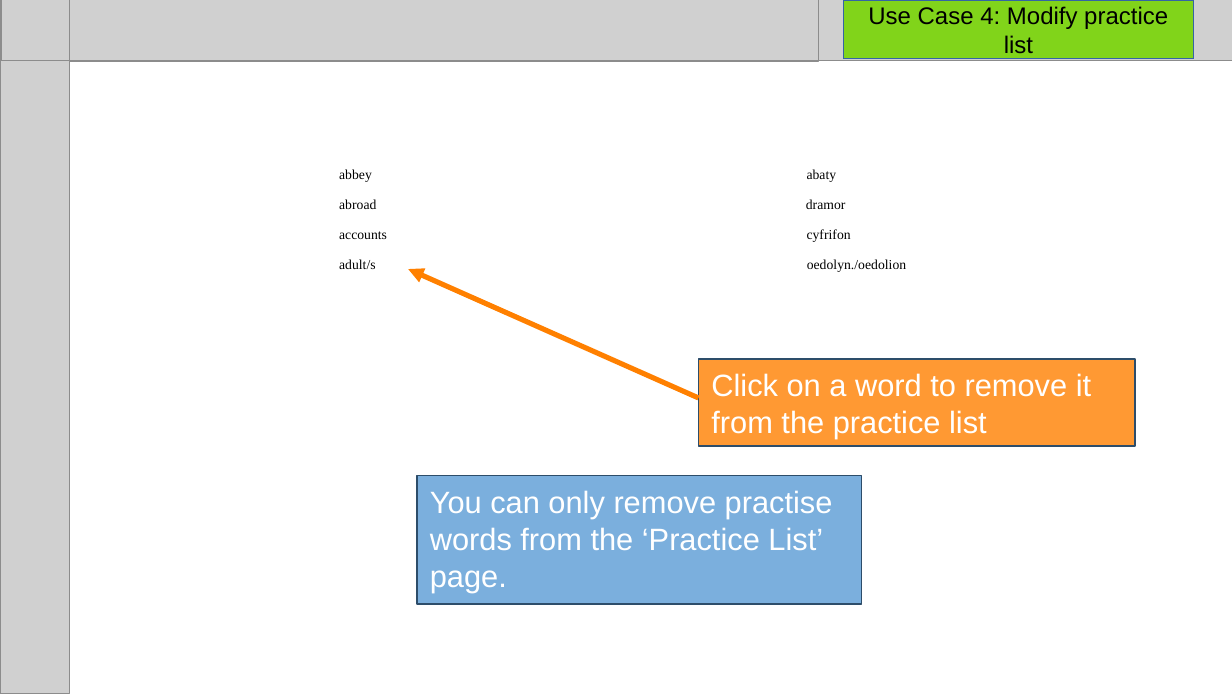
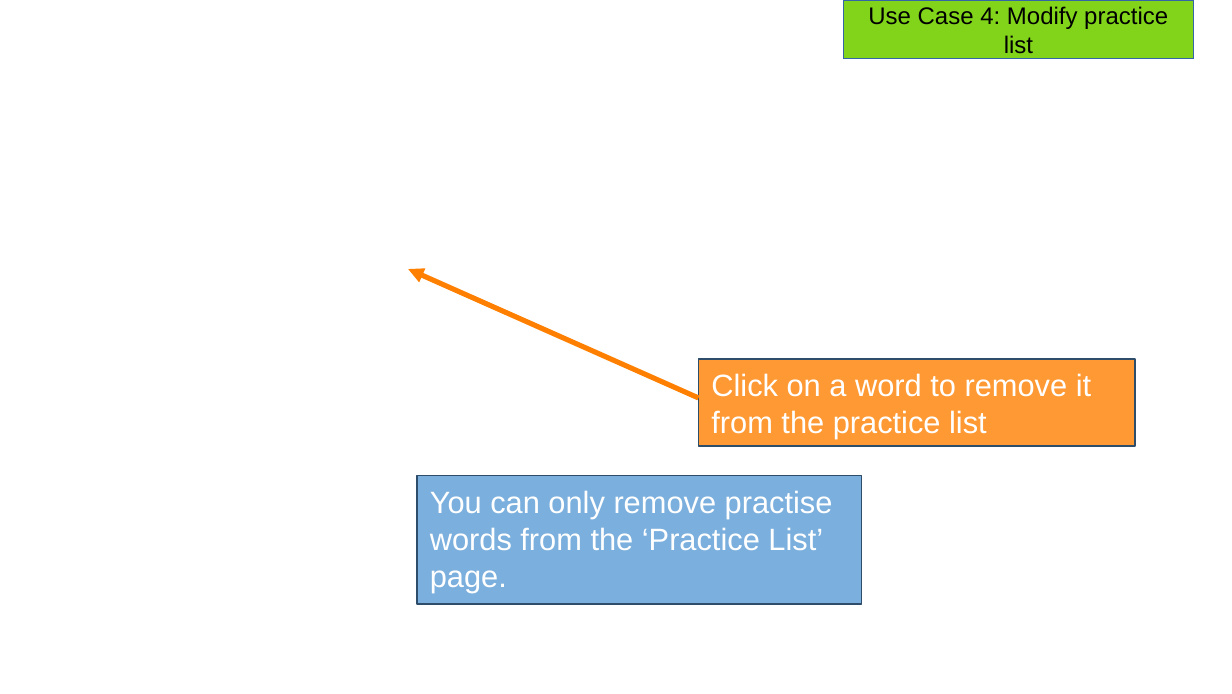
Before and after one commit to SaltyW123/gp20, a slide deck: slide 13 of dev/20200504/ncw/Nathaniel Watts/UISpec Presentation/UISpecPresGroup20.pptx. Drawn at 1232x694 pixels with LibreOffice and Linux fonts; fonts in the diff are those of the drawing; grey boxes stand for pictures; background and template pictures are left out. Boxes give left, top, right and bottom in pixels: in the first picture for what was removed or moved away, otherwise in the second. Text is boxed around its words. In the diff, an @@ line names an element or a change of style, - is before the commit and + after.

```diff
--- a/dev/20200504/ncw/Nathaniel Watts/UISpec Presentation/UISpecPresGroup20.pptx
+++ b/dev/20200504/ncw/Nathaniel Watts/UISpec Presentation/UISpecPresGroup20.pptx
@@ picture removed at <box>0,0,69,694</box> @@
@@ picture removed at <box>1,0,1232,60</box> @@
@@ picture removed at <box>69,0,818,60</box> @@
@@ text removed at <box>339,169,372,182</box> @@
-abbey
@@ text removed at <box>807,169,837,182</box> @@
-abaty
@@ text removed at <box>339,199,376,209</box> @@
-abroad
@@ text removed at <box>806,199,846,209</box> @@
-dramor
@@ text removed at <box>339,231,387,239</box> @@
-accounts
@@ text removed at <box>807,229,851,242</box> @@
-cyfrifon
@@ text removed at <box>339,259,376,269</box> @@
-adult/s
@@ text removed at <box>807,259,906,272</box> @@
-oedolyn./oedolion
```
Also in this commit, not shown: 21 other slides changed.
